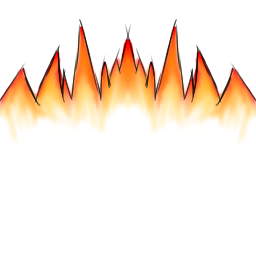
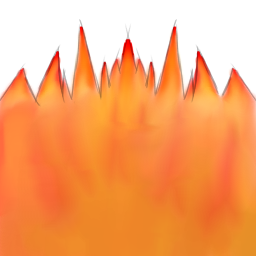
Layered file, before and after one edit (w=256, h=256). Changes by layer:
"Layer 3": opacity 100% → 37%, painted on it over [0, 19, 256, 256]
painted on "Layer 2" over [0, 19, 256, 256]
